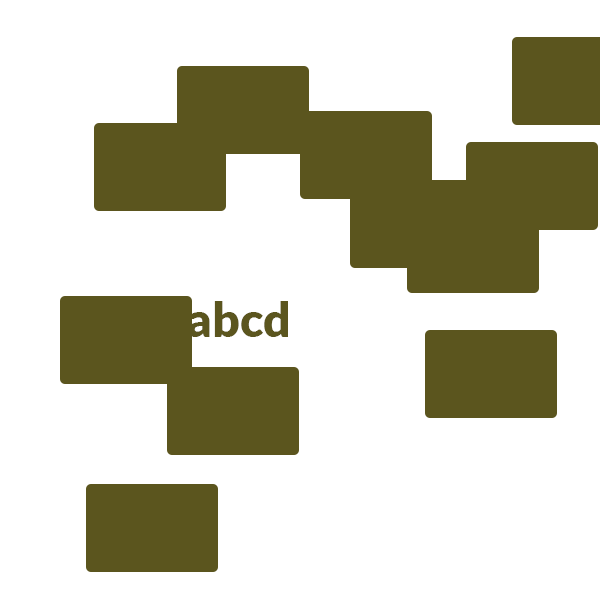
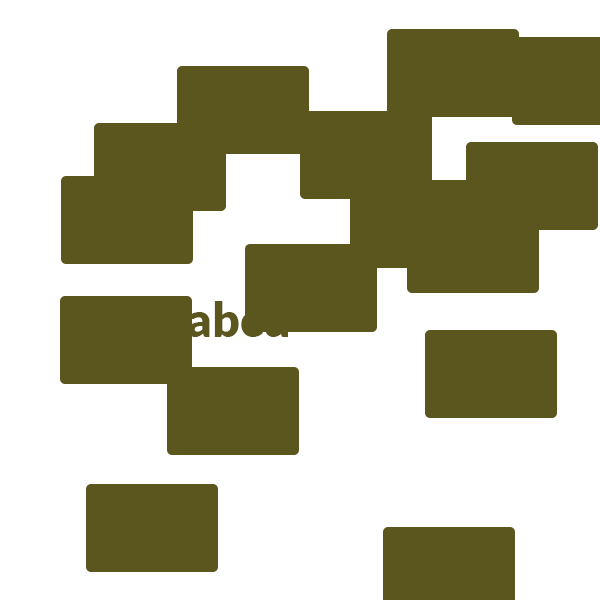
Layers edited between the first and the second (600, 600) image:
added layer "Rounded Rectangle 15" above "Rounded Rectangle 14" over bbox(61, 176, 193, 264)
added layer "Rounded Rectangle 14" above "Rounded Rectangle 13" over bbox(245, 244, 377, 332)
added layer "Rounded Rectangle 13" above "Rounded Rectangle 12" over bbox(383, 527, 515, 600)
added layer "Rounded Rectangle 12" above "Rounded Rectangle 11" over bbox(387, 29, 519, 117)
